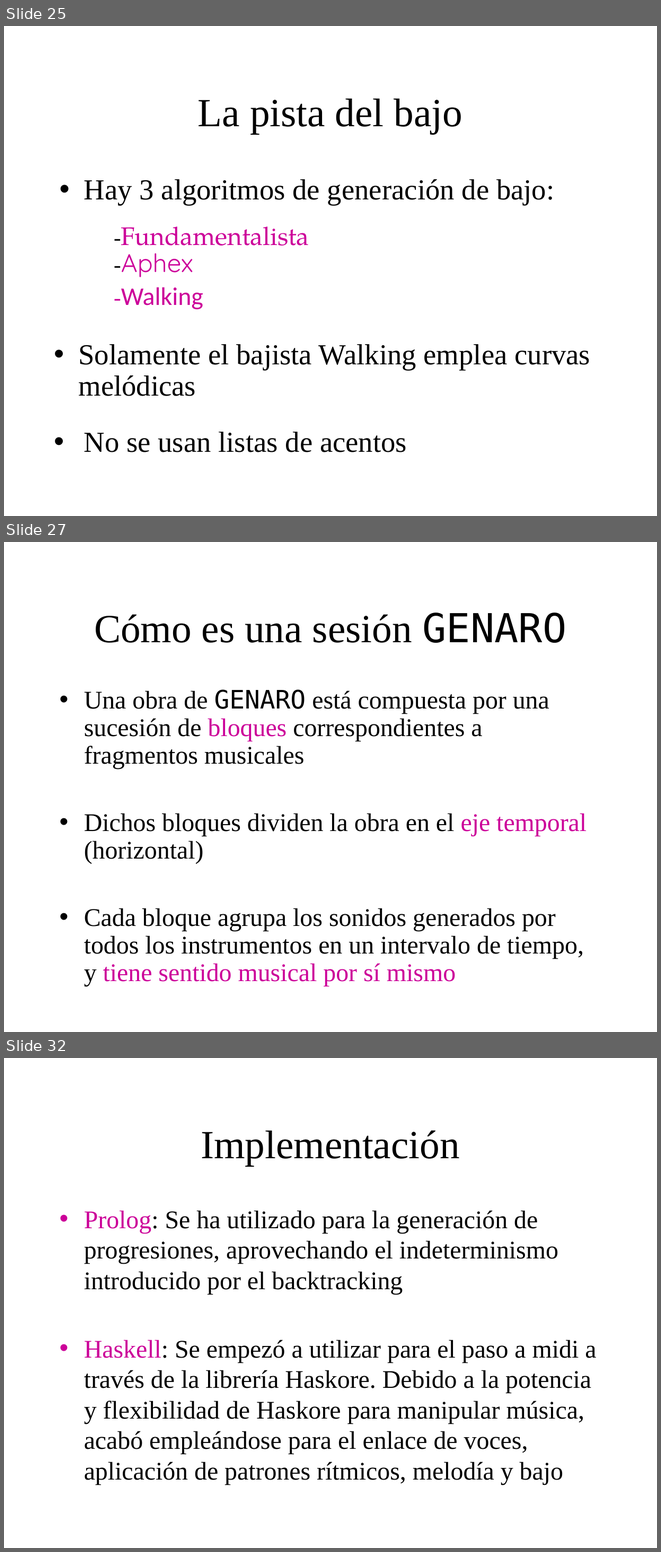
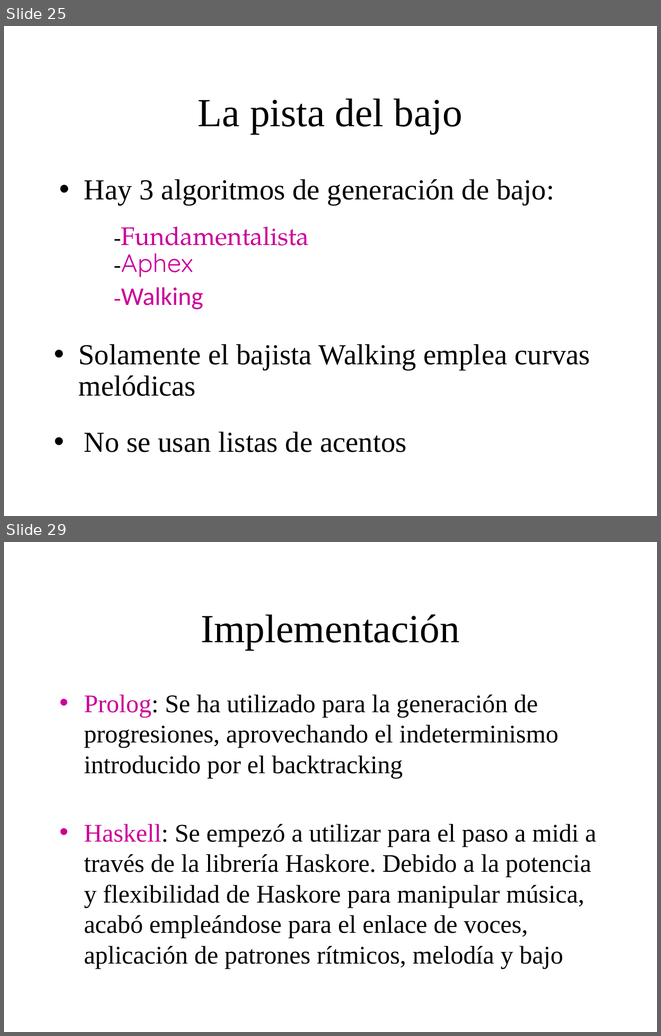
Before and after one commit to BackupTheBerlios/genaro, a slide deck: Documentos/MemoriaSSII/presentacion_proyecto2.ppt. Shown one above the other, each under a label of ours: slides 25, 27 and 32 before the commit, slides 25 and 29 after it; the slides between them are not shown. The pictures are 661x1552 and 661x1036 pixels, drawn with LibreOffice and Linux fonts; fonts in the diff are those of the drawing; background and template pictures are left out. Boxes give left, top, right and bottom in pixels: in the first picture for what was removed or moved away, otherwise in the second. Text is boxed around its words. In the diff, an @@ line names an element or a change of style, - is before the commit and + after.

```diff
--- a/Documentos/MemoriaSSII/presentacion_proyecto2.ppt
+++ b/Documentos/MemoriaSSII/presentacion_proyecto2.ppt
@@ slide 27 removed at <box>4,542,657,1032</box>, background picture (left out) @@
@@ title removed at <box>94,612,567,643</box> @@
-Cómo es una sesión GENARO
@@ text removed at <box>84,689,586,986</box> @@
-• Una obra de GENARO está compuesta por una sucesión de bloques correspondientes a fragmentos musicales
-• Dichos bloques dividen la obra en el eje temporal (horizontal)
-• Cada bloque agrupa los sonidos generados por todos los instrumentos en un intervalo de tiempo, y tiene sentido musical por sí mismo
@@ what was slide 32 is now slide 29 @@
```
Also in this commit, not shown: 10 slides changed, 2 other slides removed.
